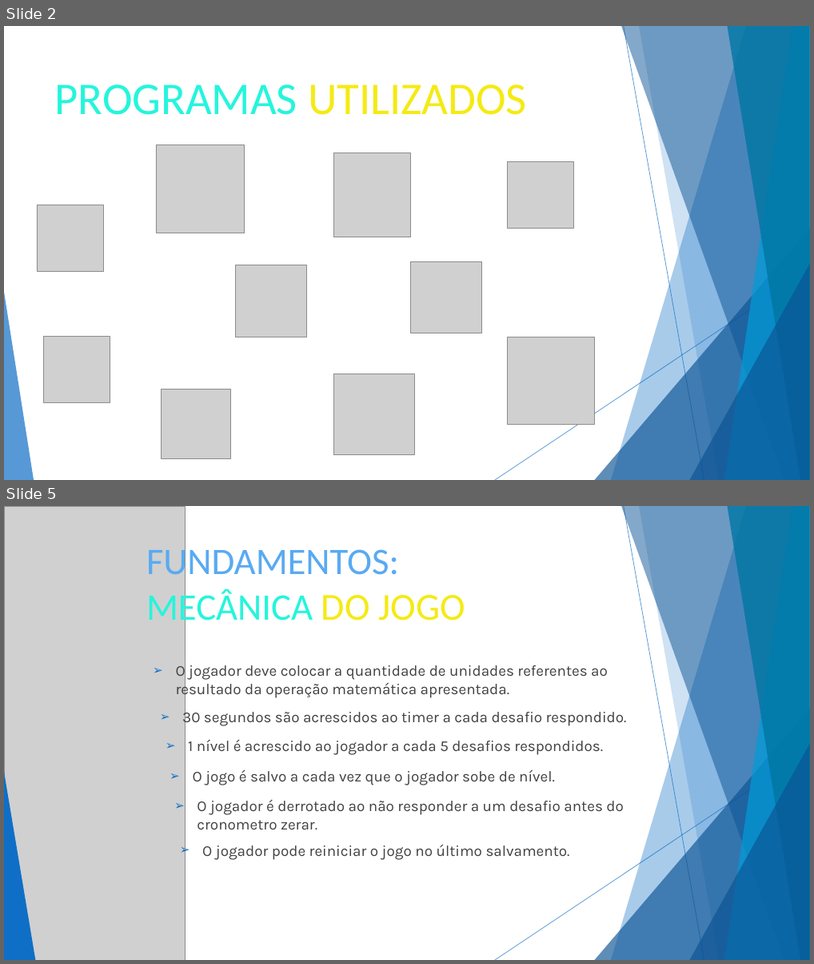
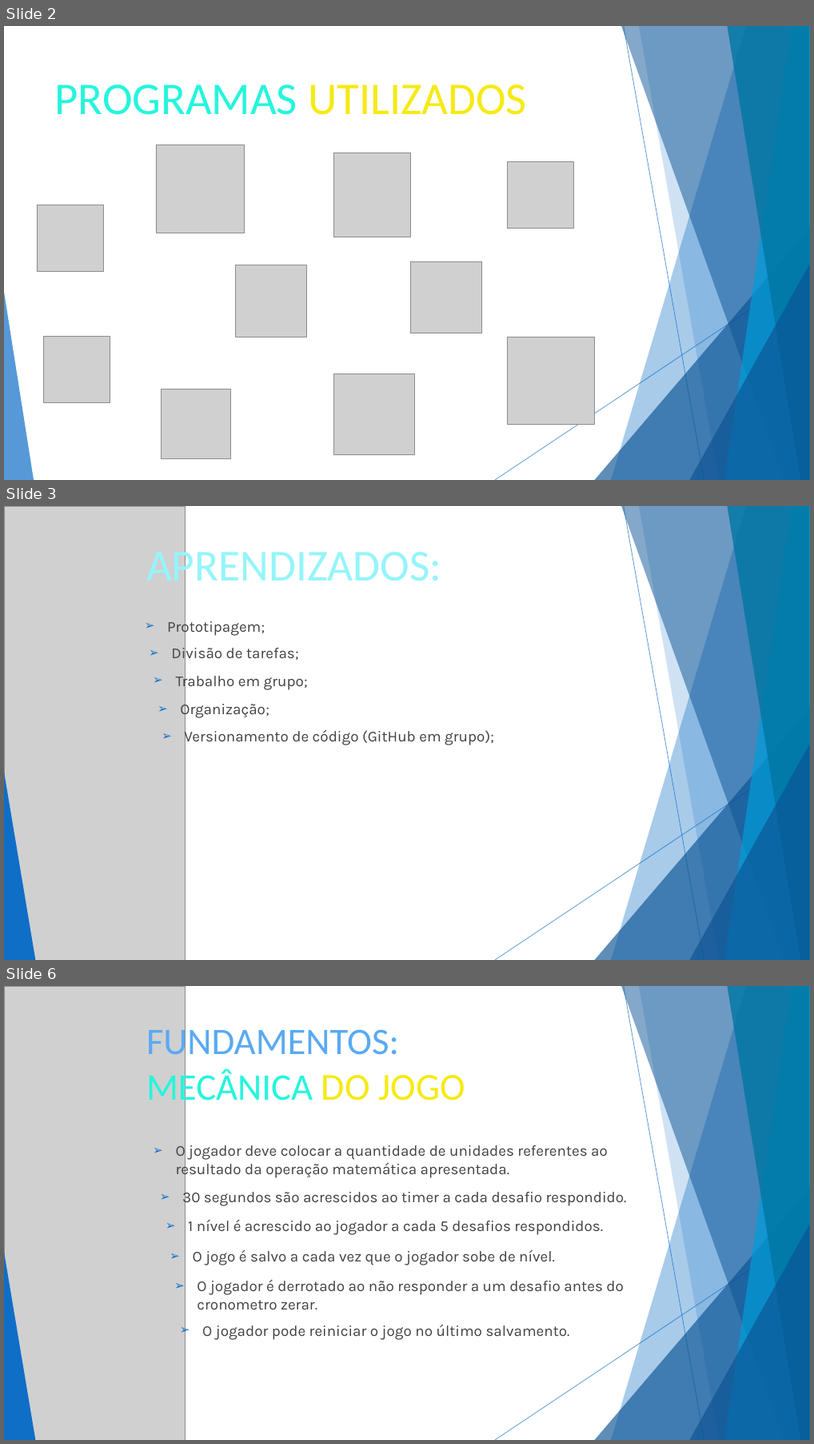
Before and after one commit to FelipeTRpo/AlphaMathcs, a slide deck: frontend/src/AlphaMethics.pptx. Shown one above the other, each under a label of ours: slides 2 and 5 before the commit, slides 2, 3 and 6 after it; the slides between them are not shown. The pictures are 814x964 and 814x1444 pixels, drawn with LibreOffice and Linux fonts; fonts in the diff are those of the drawing; grey boxes stand for pictures. Boxes give left, top, right and bottom in pixels: in the first picture for what was removed or moved away, otherwise in the second. Text is boxed around its words. In the diff, an @@ line names an element or a change of style, - is before the commit and + after.

```diff
--- a/frontend/src/AlphaMethics.pptx
+++ b/frontend/src/AlphaMethics.pptx
@@ slide 3 added at (4,506,810,960), background #FFFFFF; not listed: 10 template elements that a slide beside it also shows @@
@@ picture added at (4,506,185,960) @@
@@ text added at (146,544,442,591), 52.6 pt, text #94F5FA @@
+APRENDIZADOS:
@@ text added at (167,618,265,636), 18 pt, text #404040 @@
+➢ Prototipagem;
@@ text added at (171,644,299,663), 18 pt, text #404040 @@
+➢ Divisão de tarefas;
@@ text added at (176,672,308,691), 18 pt, text #404040 @@
+➢ Trabalho em grupo;
@@ text added at (180,700,270,719), 18 pt, text #404040 @@
+➢ Organização;
@@ text added at (184,728,494,746), 18 pt, text #404040 @@
+➢ Versionamento de código (GitHub em grupo);
@@ triangle added at (4,772,35,960), fill #0F6FC6 @@
@@ what was slide 5 is now slide 6 @@
```
Also in this commit, not shown: 4 slides changed, 1 other file.
